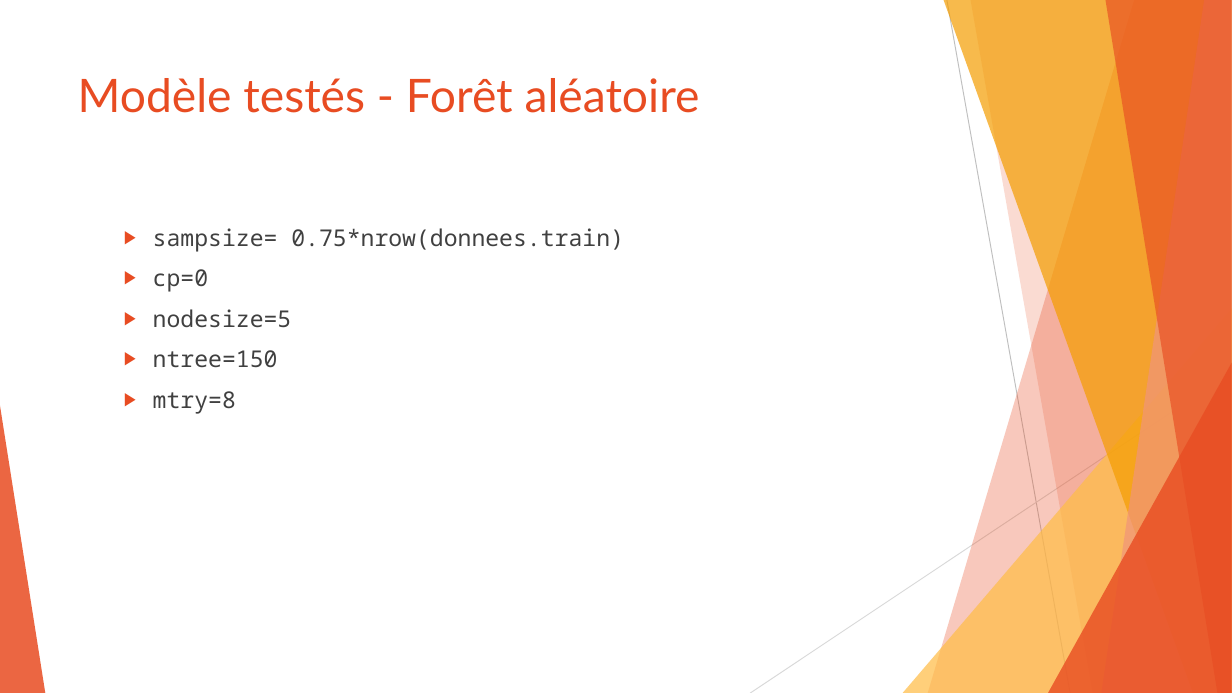
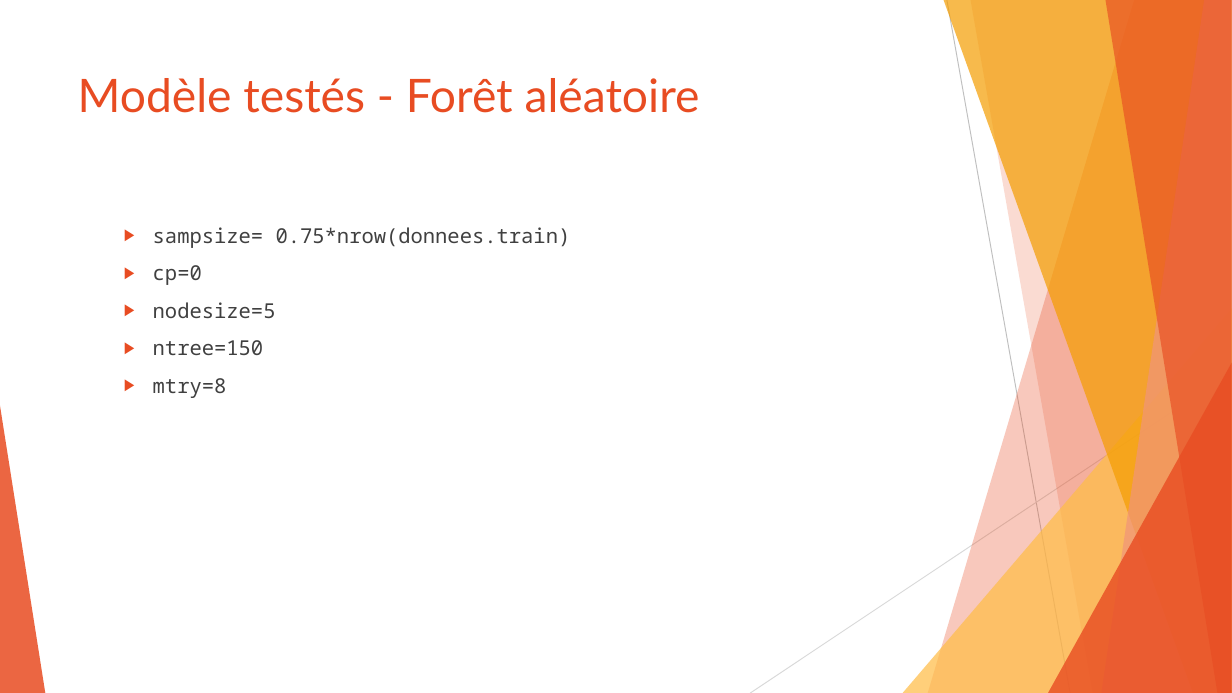
Before and after one commit to SamuelProvencher/TP-Apprentissage, a slide deck: slide 17 of PP.pptx. Drawn at 1232x693 pixels with LibreOffice and Linux fonts; fonts in the diff are those of the drawing. Boxes give left, top, right and bottom in pixels: in the first picture for what was removed or moved away, otherwise in the second. Text is boxed around its words. In the diff, an @@ line names an element or a change of style, - is before the commit and + after.

```diff
--- a/PP.pptx
+++ b/PP.pptx
@@ text "sampsize= 0.75*nrow(donnees.train)" at [153,227,571,398]: size 18 to 16 pt @@
```
Also in this commit, not shown: 4 other slides changed.
